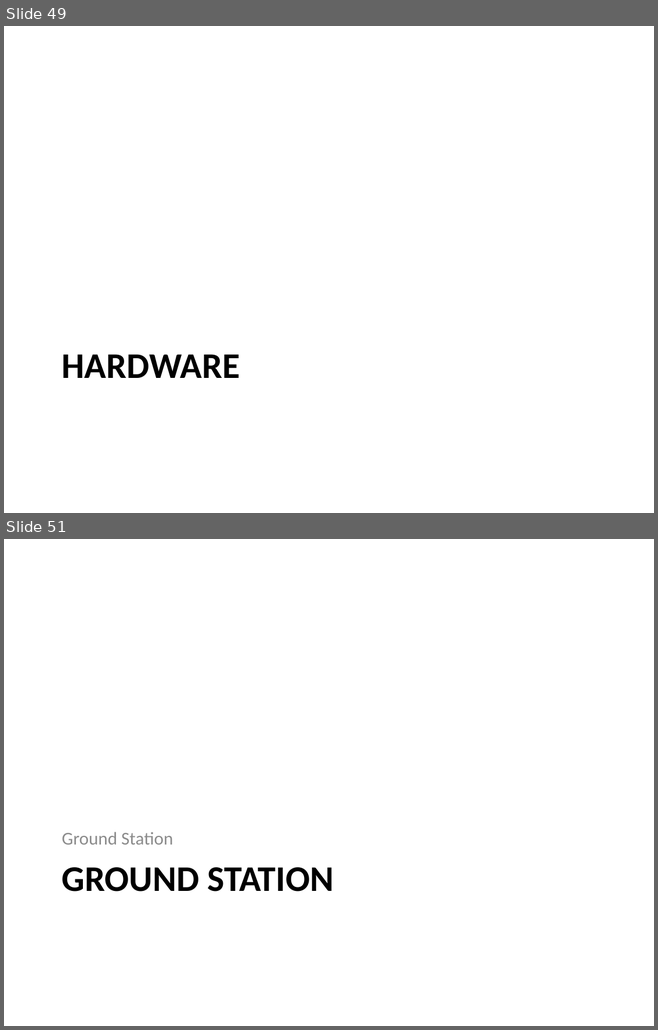
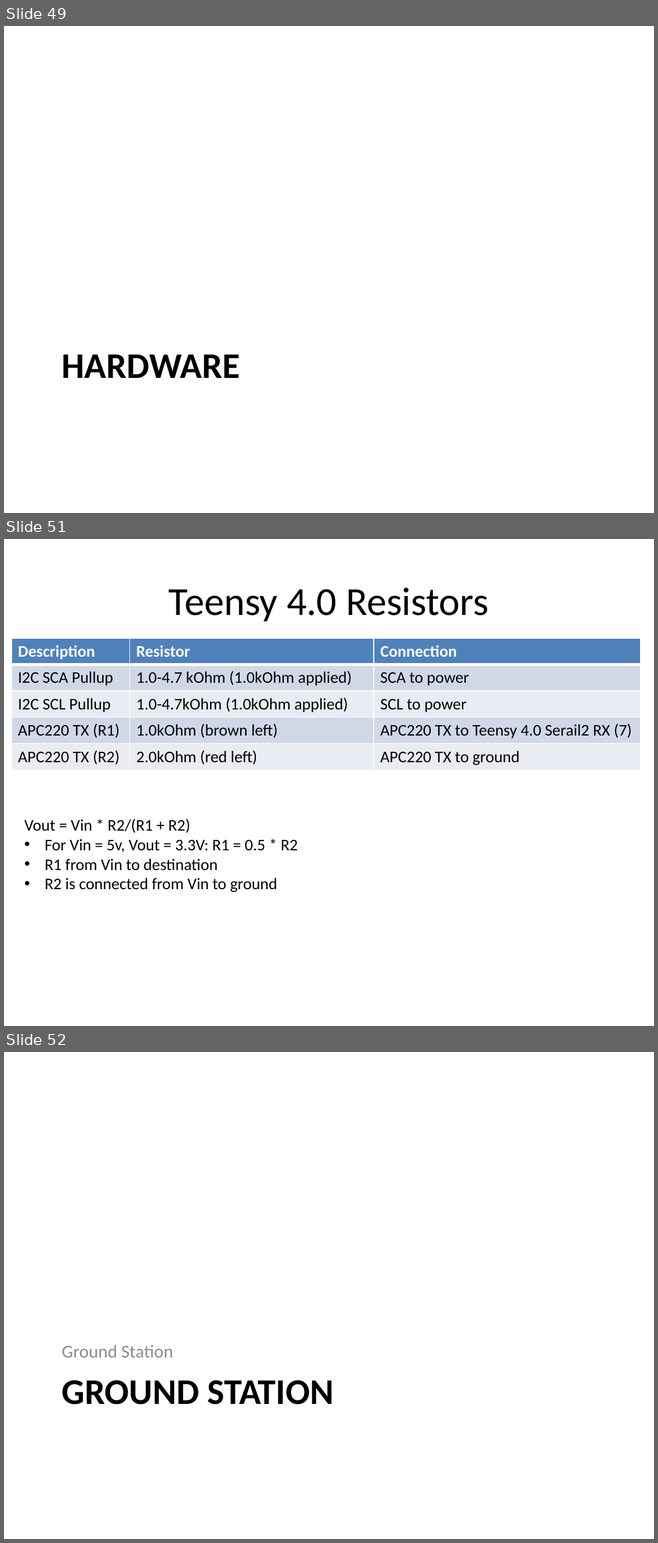
Before and after one commit to malex2/Cpp-Aircraft-Simulation, a slide deck: Simulation Outline.pptx. Shown one above the other, each under a label of ours: slides 49 and 51 before the commit, slides 49, 51 and 52 after it; the slides between them are not shown. The pictures are 658x1030 and 658x1543 pixels, drawn with LibreOffice and Linux fonts; fonts in the diff are those of the drawing. Boxes give left, top, right and bottom in pixels: in the first picture for what was removed or moved away, otherwise in the second. Text is boxed around its words. In the diff, an @@ line names an element or a change of style, - is before the commit and + after.

```diff
--- a/Simulation Outline.pptx
+++ b/Simulation Outline.pptx
@@ slide 51 added at (4, 539, 654, 1026), background #FFFFFF @@
@@ title added at (169, 588, 488, 621), 44 pt, text #000000 @@
+Teensy 4.0 Resistors
@@ table added at (12, 638, 640, 789), 5 rows, 3 columns @@
+Description | Resistor | Connection
+I2C SCA Pullup | 1.0-4.7 kOhm (1.0kOhm applied) | SCA to power
+I2C SCL Pullup | 1.0-4.7kOhm (1.0kOhm applied) | SCL to power
+APC220 TX (R1) | 1.0kOhm (brown left) | APC220 TX to Teensy 4.0 Serail2 RX (7)
+APC220 TX (R2) | 2.0kOhm (red left) | APC220 TX to ground
@@ text added at (24, 819, 297, 892), 18 pt, text #000000 @@
+Vout = Vin * R2/(R1 + R2)
+• For Vin = 5v, Vout = 3.3V: R1 = 0.5 * R2
+• R1 from Vin to destination
+• R2 is connected from Vin to ground
@@ what was slide 51 is now slide 52 @@
```
Also in this commit, not shown: 1 slide changed, 1 other slide added, 11 other files.
